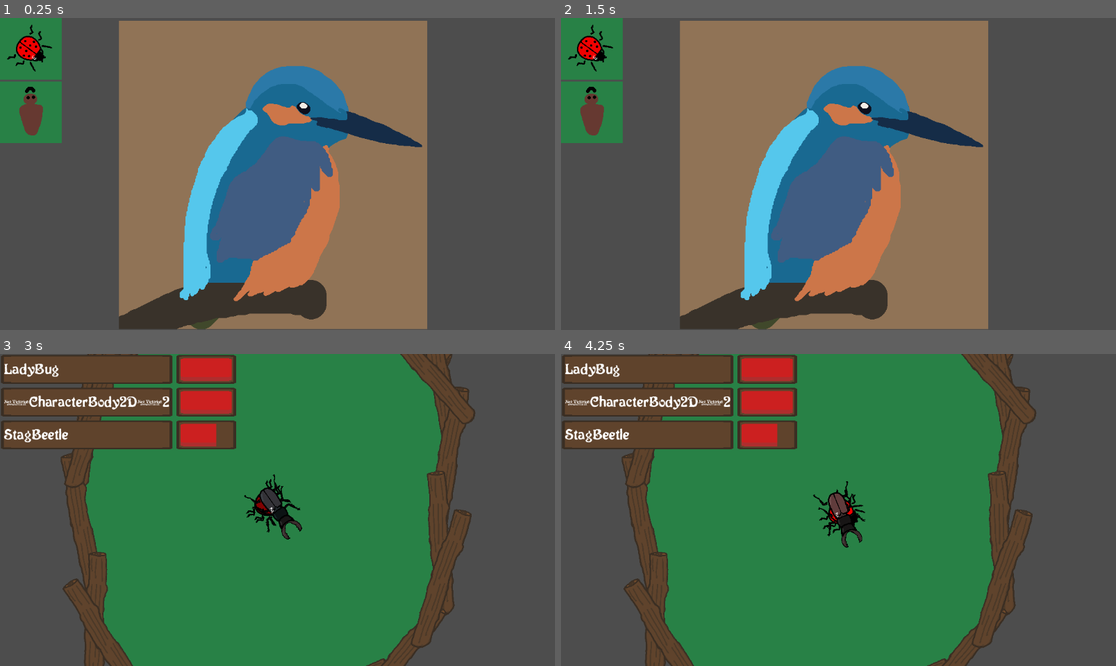
Above: before the commit, frames 1-4 (two rows, left to right).
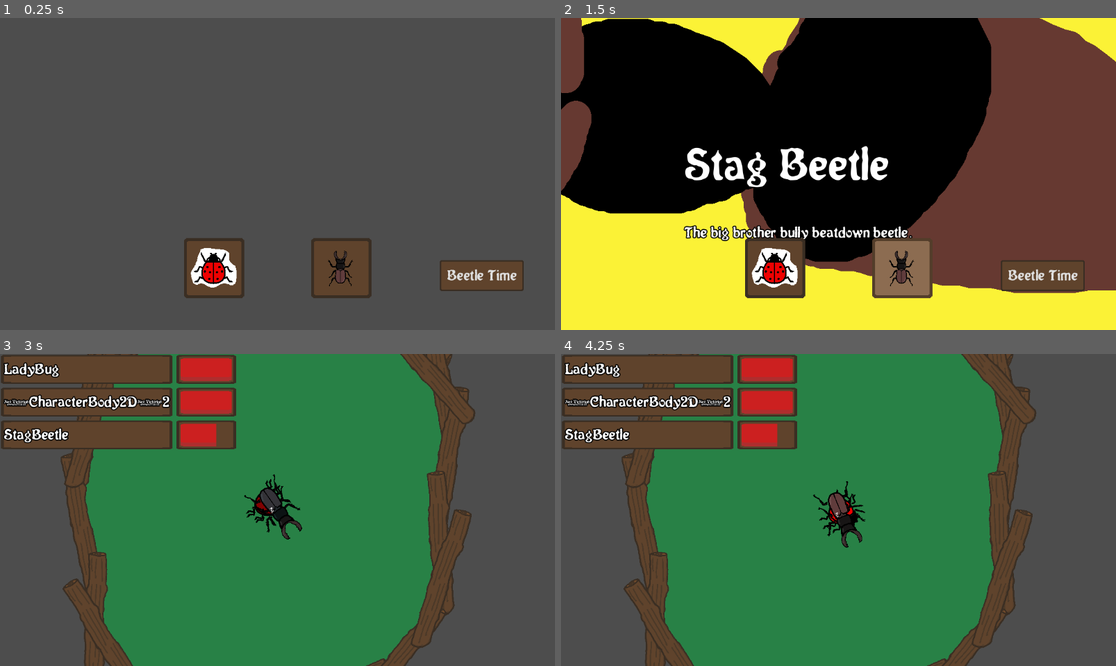
Above: after the commit, the same moments.

Repository: YewChian/BeetleArena
Game: Godot game, scene res://StartRunScene.tscn
The game is run twice, just before and just after one commit, with the same random seed, the same clock (stepped at 60 frames per second) and the same inputs. This scene is started directly instead of the project's main scene.
Inputs (mouse positions are in pixels of both pictures, inside the frame that each line leads up to; where the layout moved, square brackets give the same spot in the first picture):
- Up to frame 1 (0.25 s): no input
- Up to frame 2 (1.5 s): click (777, 267) [594, 49] at 0.5 s; click (899, 267) [594, 111] at 1.25 s
- Up to frame 3 (3 s): click (482, 612) [271, 510] at 2 s; click (166, 575) at 2.75 s
- Up to frame 4 (4.25 s): move the mouse to (960, 494) at 3.52 s; tap Mouse wheel down (mouse_wheel_down) at 3.6 s

The runs differ from the first frame. In frame 1, 61% of the frame differs, in the area x 0-95%, y 0-100%; in frame 2, 98%, in the area x 0-100%, y 0-100%; in frame 3, 1.1%; in frame 4, 1.1%.

Commit message:
too many start scene changes

Diff:
--- a/Bodies/Beetle.tscn
+++ b/Bodies/Beetle.tscn
@@ -19,6 +19,8 @@
 [node name="RightLeg" type="Node2D" parent="."]
 
 [node name="LeftLeg" type="Node2D" parent="."]
+
+[node name="Soul" type="Node2D" parent="."]
 
 [node name="StateTimer" type="Timer" parent="."]
 
--- a/Buttons/SelectBeetleButton.gd
+++ b/Buttons/SelectBeetleButton.gd
@@ -1,12 +1,13 @@
 extends TextureButton
 
 @export var beetle : Resource
-@export var beetle_button_texture : CompressedTexture2D
-
-func _ready():
-	texture_normal = beetle_button_texture
+@export var splash_art : Texture2D
+@export var beetle_type : String
+@export var beetle_description : String
 
 func _on_pressed():
 	Inventory.beetles = []
 	Inventory.beetles.append(beetle)
-	print(Inventory.beetles)
+	owner.set_splash_texture(splash_art)
+	owner.set_beetle_type(beetle_type)
+	owner.set_description(beetle_description)
--- a/Buttons/start_run_button.gd
+++ b/Buttons/start_run_button.gd
@@ -1,4 +1,4 @@
-extends TextureButton
+extends Button
 
 var map_scene_path = "res://Map.tscn"
 
--- /dev/null
+++ b/Souls/Soul.gd
@@ -0,0 +1,5 @@
+extends Node2D
+class_name Soul
+
+var nickname : String
+var nature : String
--- a/StartRunScene.tscn
+++ b/StartRunScene.tscn
@@ -1,47 +1,128 @@
-[gd_scene load_steps=8 format=3 uid="uid://kk2asmgd6tvj"]
+[gd_scene load_steps=14 format=3 uid="uid://kk2asmgd6tvj"]
 
+[ext_resource type="Script" path="res://UI/StartRunScene.gd" id="1_jv30d"]
+[ext_resource type="Theme" uid="uid://b66cxik023bhq" path="res://WoodenTheme.tres" id="1_rwjul"]
 [ext_resource type="Script" path="res://Buttons/SelectBeetleButton.gd" id="2_wtvvh"]
+[ext_resource type="Texture2D" uid="uid://det6ixr7btlfe" path="res://Assets/Buttons/LadybugButtonNormal.png" id="3_aflcc"]
 [ext_resource type="PackedScene" uid="uid://teiess873lvn" path="res://Bodies/LadyBug.tscn" id="3_q77lh"]
 [ext_resource type="PackedScene" uid="uid://bpughwrnvnx0i" path="res://Bodies/StagBeetle.tscn" id="4_dpsvf"]
-[ext_resource type="Texture2D" uid="uid://bmw2181g4mk24" path="res://Assets/Buttons/LadybugButton.png" id="4_ljsyf"]
-[ext_resource type="Texture2D" uid="uid://c3u4fuixl8dpr" path="res://Assets/PeckishPeteBackground.png" id="5_3kl2f"]
-[ext_resource type="Texture2D" uid="uid://cncyg3nu0vn4g" path="res://Assets/Buttons/StagBeetleButton.png" id="5_5wyo5"]
+[ext_resource type="Texture2D" uid="uid://jhnhir2w2bck" path="res://Assets/Buttons/LadybugButtonHover.png" id="4_tpym5"]
+[ext_resource type="Texture2D" uid="uid://cwxdtw3rk7j5a" path="res://Assets/Buttons/StagButtonNormal.png" id="5_1lit5"]
+[ext_resource type="Texture2D" uid="uid://x8rdsnsfbeqa" path="res://Assets/SplashArt/Ladybug.png" id="6_3axts"]
+[ext_resource type="Texture2D" uid="uid://cw3nicbu74lok" path="res://Assets/Buttons/StagButtonHover.png" id="6_65lmm"]
 [ext_resource type="Script" path="res://Buttons/start_run_button.gd" id="6_k3mop"]
+[ext_resource type="Script" path="res://UI/StartRunInfo.gd" id="10_s8kac"]
+[ext_resource type="Texture2D" uid="uid://ck4r0y76vh4mu" path="res://Assets/SplashArt/StagBeetle.png" id="12_m7dyg"]
 
-[node name="StartRunScene" type="Control"]
+[node name="StartRunScene" type="CanvasLayer"]
+script = ExtResource("1_jv30d")
+
+[node name="Info" type="Control" parent="."]
 layout_mode = 3
 anchors_preset = 15
 anchor_right = 1.0
 anchor_bottom = 1.0
 grow_horizontal = 2
 grow_vertical = 2
+size_flags_horizontal = 3
+size_flags_vertical = 3
+mouse_filter = 2
+theme = ExtResource("1_rwjul")
+script = ExtResource("10_s8kac")
 
-[node name="VBoxContainer" type="VBoxContainer" parent="."]
+[node name="SplashArt" type="TextureRect" parent="Info"]
+unique_name_in_owner = true
+layout_mode = 1
+anchors_preset = 15
+anchor_right = 1.0
+anchor_bottom = 1.0
+grow_horizontal = 2
+grow_vertical = 2
+
+[node name="MarginContainer" type="MarginContainer" parent="Info"]
 layout_mode = 0
 offset_right = 40.0
 offset_bottom = 40.0
+theme_override_constants/margin_left = 256
+theme_override_constants/margin_top = 256
 
-[node name="SelectBeetle1Button" type="TextureButton" parent="VBoxContainer"]
+[node name="VBoxContainer" type="VBoxContainer" parent="Info/MarginContainer"]
 layout_mode = 2
+
+[node name="BeetleType" type="Label" parent="Info/MarginContainer/VBoxContainer"]
+unique_name_in_owner = true
+layout_mode = 2
+theme_override_font_sizes/font_size = 96
+
+[node name="Container" type="Container" parent="Info/MarginContainer/VBoxContainer"]
+custom_minimum_size = Vector2(0, 64)
+layout_mode = 2
+
+[node name="BeetleDescription" type="Label" parent="Info/MarginContainer/VBoxContainer"]
+unique_name_in_owner = true
+layout_mode = 2
+
+[node name="MarginContainer" type="MarginContainer" parent="."]
+anchors_preset = 7
+anchor_left = 0.5
+anchor_top = 1.0
+anchor_right = 0.5
+anchor_bottom = 1.0
+offset_left = -20.0
+offset_top = -40.0
+offset_right = 20.0
+grow_horizontal = 2
+grow_vertical = 0
+theme_override_constants/margin_bottom = 64
+
+[node name="HBoxContainer" type="HBoxContainer" parent="MarginContainer"]
+layout_mode = 2
+
+[node name="SelectBeetle1Button" type="TextureButton" parent="MarginContainer/HBoxContainer"]
+layout_mode = 2
+size_flags_horizontal = 3
+texture_normal = ExtResource("3_aflcc")
+texture_hover = ExtResource("4_tpym5")
 script = ExtResource("2_wtvvh")
 beetle = ExtResource("3_q77lh")
-beetle_button_texture = ExtResource("4_ljsyf")
+splash_art = ExtResource("6_3axts")
+beetle_type = "LadyBug"
+beetle_description = "Tiny red dude that excels at being weak."
 
-[node name="SelectBeetle2Button" type="TextureButton" parent="VBoxContainer"]
+[node name="Container" type="Container" parent="MarginContainer/HBoxContainer"]
+custom_minimum_size = Vector2(128, 0)
 layout_mode = 2
+
+[node name="SelectBeetle2Button" type="TextureButton" parent="MarginContainer/HBoxContainer"]
+layout_mode = 2
+size_flags_horizontal = 3
+texture_normal = ExtResource("5_1lit5")
+texture_hover = ExtResource("6_65lmm")
 script = ExtResource("2_wtvvh")
 beetle = ExtResource("4_dpsvf")
-beetle_button_texture = ExtResource("5_5wyo5")
+splash_art = ExtResource("12_m7dyg")
+beetle_type = "Stag Beetle"
+beetle_description = "The big brother bully beatdown beetle."
 
-[node name="StartRunButton" type="TextureButton" parent="."]
-layout_mode = 0
-offset_left = 247.0
-offset_top = 6.0
-offset_right = 887.0
-offset_bottom = 646.0
-texture_normal = ExtResource("5_3kl2f")
+[node name="MarginContainer2" type="MarginContainer" parent="."]
+anchors_preset = 3
+anchor_left = 1.0
+anchor_top = 1.0
+anchor_right = 1.0
+anchor_bottom = 1.0
+offset_left = -40.0
+offset_top = -40.0
+grow_horizontal = 0
+grow_vertical = 0
+theme = ExtResource("1_rwjul")
+theme_override_constants/margin_right = 64
+theme_override_constants/margin_bottom = 80
+
+[node name="StartRunButton" type="Button" parent="MarginContainer2"]
+layout_mode = 2
+text = "Beetle Time"
 script = ExtResource("6_k3mop")
 
-[connection signal="pressed" from="VBoxContainer/SelectBeetle1Button" to="VBoxContainer/SelectBeetle1Button" method="_on_pressed"]
-[connection signal="pressed" from="VBoxContainer/SelectBeetle2Button" to="VBoxContainer/SelectBeetle2Button" method="_on_pressed"]
-[connection signal="pressed" from="StartRunButton" to="StartRunButton" method="_on_pressed"]
+[connection signal="pressed" from="MarginContainer/HBoxContainer/SelectBeetle1Button" to="MarginContainer/HBoxContainer/SelectBeetle1Button" method="_on_pressed"]
+[connection signal="pressed" from="MarginContainer/HBoxContainer/SelectBeetle2Button" to="MarginContainer/HBoxContainer/SelectBeetle2Button" method="_on_pressed"]
+[connection signal="pressed" from="MarginContainer2/StartRunButton" to="MarginContainer2/StartRunButton" method="_on_pressed"]
--- /dev/null
+++ b/UI/StartRunInfo.gd
@@ -0,0 +1 @@
+extends Control
--- /dev/null
+++ b/UI/StartRunScene.gd
@@ -0,0 +1,13 @@
+extends CanvasLayer
+
+
+func set_splash_texture(new_texture : Texture2D):
+	%SplashArt.texture = new_texture
+
+
+func set_beetle_type(new_beetle_type : String):
+	%BeetleType.text = new_beetle_type
+
+
+func set_description(new_description : String):
+	%BeetleDescription.text = new_description
--- a/WoodenTheme.tres
+++ b/WoodenTheme.tres
@@ -1,7 +1,23 @@
-[gd_resource type="Theme" load_steps=4 format=3 uid="uid://b66cxik023bhq"]
+[gd_resource type="Theme" load_steps=8 format=3 uid="uid://b66cxik023bhq"]
 
 [ext_resource type="FontFile" uid="uid://b0yju06jjgqbl" path="res://Fonts/NeoVictorian.ttf" id="1_kgfn1"]
 [ext_resource type="Texture2D" uid="uid://dwfgoq6665frc" path="res://Assets/UI/HealthbarUnder.png" id="1_semd2"]
+[ext_resource type="Texture2D" uid="uid://f4gx5yf1cwy0" path="res://Assets/Buttons/WoodenButtonHover.png" id="1_xr4sk"]
+[ext_resource type="Texture2D" uid="uid://xplgkgulkfgj" path="res://Assets/Buttons/WoodenButtonNormal.png" id="2_qxegr"]
+
+[sub_resource type="StyleBoxTexture" id="StyleBoxTexture_l1tc7"]
+texture = ExtResource("1_xr4sk")
+texture_margin_left = 16.0
+texture_margin_top = 16.0
+texture_margin_right = 16.0
+texture_margin_bottom = 16.0
+
+[sub_resource type="StyleBoxTexture" id="StyleBoxTexture_jl8lf"]
+texture = ExtResource("2_qxegr")
+texture_margin_left = 16.0
+texture_margin_top = 16.0
+texture_margin_right = 16.0
+texture_margin_bottom = 16.0
 
 [sub_resource type="StyleBoxTexture" id="StyleBoxTexture_ffu5d"]
 texture = ExtResource("1_semd2")
@@ -13,4 +29,9 @@
 [resource]
 default_font = ExtResource("1_kgfn1")
 default_font_size = 32
+Button/styles/hover = SubResource("StyleBoxTexture_l1tc7")
+Button/styles/normal = SubResource("StyleBoxTexture_jl8lf")
+Label/colors/font_outline_color = Color(0, 0, 0, 1)
+Label/constants/outline_size = 8
+Label/font_sizes/font_size = 32
 PanelContainer/styles/panel = SubResource("StyleBoxTexture_ffu5d")
Binary file removed: Assets/Buttons/LadybugButton.png
Binary file added: Assets/Buttons/LadybugButtonHover.png
Not shown, added: Assets/Buttons/LadybugButtonHover.png.import
Binary file added: Assets/Buttons/LadybugButtonNormal.png
Not shown, changed: Assets/Buttons/LadybugButtonNormal.png.import
Binary file removed: Assets/Buttons/StagBeetleButton.png
Binary file added: Assets/Buttons/StagButtonHover.png
Not shown, added: Assets/Buttons/StagButtonHover.png.import
Binary file added: Assets/Buttons/StagButtonNormal.png
Not shown, added: Assets/Buttons/StagButtonNormal.png.import
Binary file added: Assets/Buttons/WeevilButtonHover.png
Not shown, changed: Assets/Buttons/WeevilButtonHover.png.import
(and 8 more such lines)
